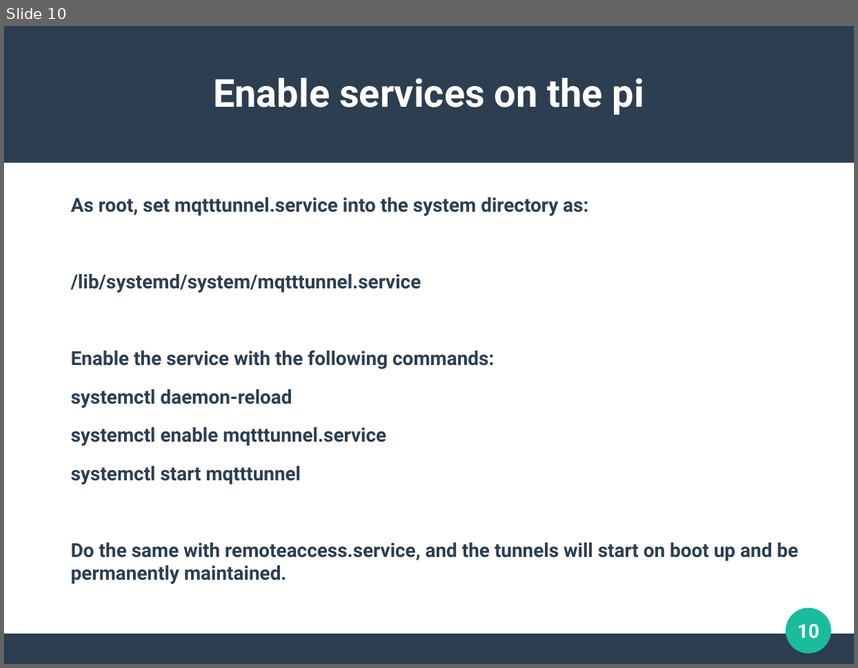
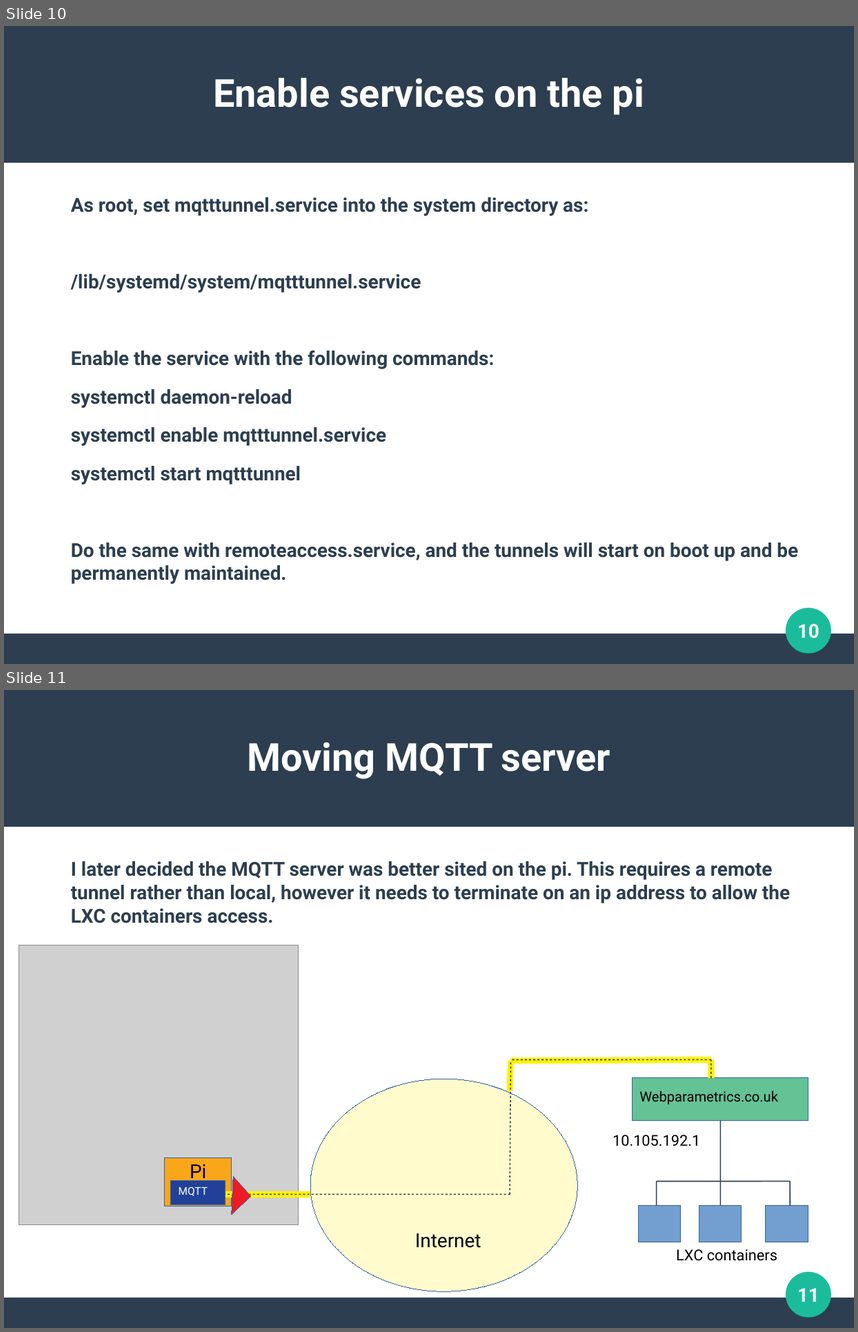
Before and after one commit to bernie-skipole/acremscope-pi, a slide deck: sshtunnel.odp. Shown one above the other, each under a label of ours: slide 10 before the commit, slides 10 and 11 after it. The pictures are 858x668 and 858x1332 pixels, drawn with LibreOffice and Linux fonts; fonts in the diff are those of the drawing; grey boxes stand for pictures. Boxes give left, top, right and bottom in pixels: in the first picture for what was removed or moved away, otherwise in the second. Text is boxed around its words. In the diff, an @@ line names an element or a change of style, - is before the commit and + after.

```diff
--- a/sshtunnel.odp
+++ b/sshtunnel.odp
@@ slide 11 added at [4,690,854,1328], background #FFFFFF; not listed: 3 template elements that a slide beside it also shows @@
@@ title added at [247,742,611,779], 36 pt, text #FFFFFF, bold @@
+Moving MQTT server
@@ text added at [71,861,790,923], 18 pt, text #2C3E50, bold @@
+I later decided the MQTT server was better sited on the pi. This requires a remote tunnel rather than local, however it needs to terminate on an ip address to allow the LXC containers access.
@@ picture added at [18,945,298,1225] @@
@@ line added from (511, 1061) to (510, 1091), #FFF200 5.67 pt @@
@@ line added from (510, 1194) to (511, 1061), #2C3E50 0.99 pt @@
@@ line added from (511, 1061) to (711, 1060), #FFF200 5.67 pt @@
@@ line added from (711, 1060) to (511, 1060), #2C3E50 0.99 pt @@
@@ line added from (711, 1060) to (711, 1078), #FFF200 6.01 pt @@
@@ line added from (711, 1078) to (711, 1060), #2C3E50 0.99 pt @@
@@ ellipse added at [310,1078,577,1292], fill #FFFBCC, outline #3465A4 0 pt @@
@@ rectangle added at [633,1078,809,1121], fill #65C295, outline #3465A4 0 pt @@
@@ text added at [639,1091,778,1104], 13 pt, text #000000 @@
+Webparametrics.co.uk
@@ line added from (721, 1121) to (721, 1205), #2C3E50 0.99 pt @@
@@ text added at [613,1134,700,1146], 14 pt, text #000000 @@
+10.105.192.1
@@ rectangle added at [165,1157,232,1206], fill #FAA61A, outline #3465A4 0 pt, 18 pt, text #000000 @@
+Pi
@@ rectangle added at [170,1180,225,1204], fill #21409A, outline #3465A4 0 pt @@
@@ triangle added at [231,1176,251,1214], fill #ED1C24, outline #3465A4 0 pt @@
@@ line added from (790, 1181) to (657, 1181), #2C3E50 0.99 pt @@
@@ line added from (657, 1181) to (657, 1205), #2C3E50 0.99 pt @@
@@ line added from (790, 1181) to (790, 1205), #2C3E50 0.99 pt @@
@@ text added at [179,1187,208,1196], 10 pt, text #FFFFFF @@
+MQTT
@@ line added from (219, 1194) to (310, 1194), #FFF200 6.01 pt @@
@@ line added from (219, 1194) to (511, 1194), #2C3E50 0.99 pt @@
@@ rectangle added at [639,1205,682,1241], fill #729FCF, outline #3465A4 0 pt @@
@@ rectangle added at [699,1205,742,1241], fill #729FCF, outline #3465A4 0 pt @@
@@ rectangle added at [766,1205,809,1241], fill #729FCF, outline #3465A4 0 pt @@
@@ text added at [415,1233,481,1248], 18 pt, text #000000 @@
+Internet
@@ text added at [676,1249,777,1261], 14 pt, text #000000 @@
+LXC containers
@@ page number added at [797,1288,820,1301], 18 pt, text #FFFFFF, bold @@
+11
```
Also in this commit, not shown: 1 other slide added.
